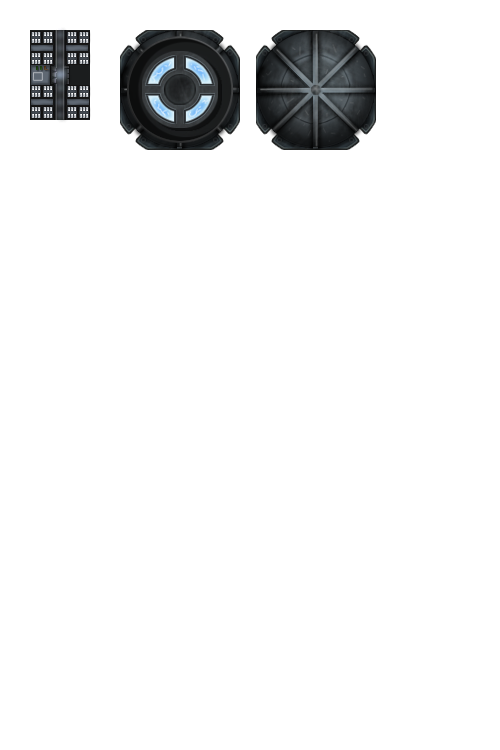
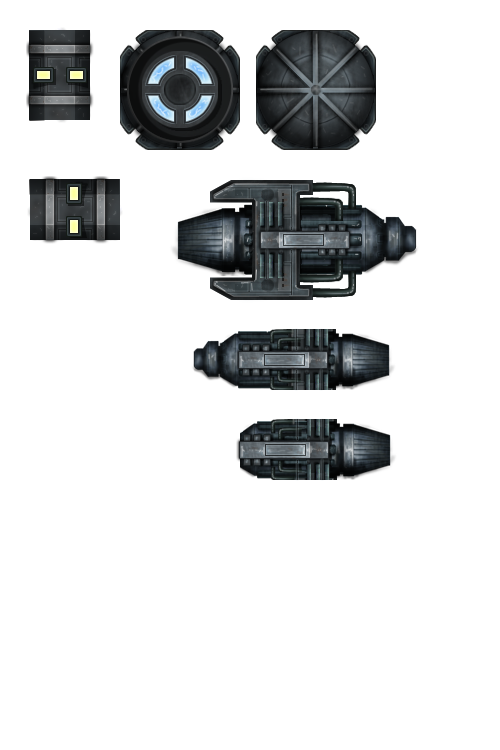
The second w=500, h=750 image is a revision of the first. Changes to its layers:
added group "Ryhmä 1 (kopio) 3" with 13 layers above "Ryhmä 1 (kopio) 2" over (x1=236, y1=419, x2=397, y2=480)
added group "Ryhmä 2" (1st of 2, in "Ryhmä 1 (kopio) 3") with 2 layers in group "Ryhmä 1 (kopio) 3" over (x1=236, y1=419, x2=397, y2=480)
added layer "Taso 12" (1st of 2, in "Ryhmä 1 (kopio) 3" › "Ryhmä 2") in group "Ryhmä 2" over (x1=240, y1=419, x2=397, y2=480)
added group "Ryhmä 1 (kopio) 2" with 13 layers above "Ryhmä 1" over (x1=191, y1=329, x2=396, y2=390)
added group "Ryhmä 2" (2nd of 2, in "Ryhmä 1 (kopio) 2") with 2 layers in group "Ryhmä 1 (kopio) 2" over (x1=191, y1=329, x2=396, y2=390)
added layer "Taso 12" (2nd of 2, in "Ryhmä 1 (kopio) 2" › "Ryhmä 2") in group "Ryhmä 2" over (x1=191, y1=329, x2=396, y2=390)
added group "Ryhmä 1" with 11 layers above "crew (kopio)" over (x1=170, y1=179, x2=419, y2=301)
added layer "lines" (3rd of 5, in "Ryhmä 1") in group "Ryhmä 1" over (x1=226, y1=184, x2=324, y2=296)
added layer "highlight" (8th of 11, in "Ryhmä 1") in group "Ryhmä 1" over (x1=213, y1=181, x2=400, y2=292)
added layer "Ryhmä 1 (kopio)" (3rd of 3, in "Ryhmä 1") in group "Ryhmä 1" over (x1=170, y1=179, x2=419, y2=301)
added group "crew (kopio)" with 42 layers above "crew" over (x1=27, y1=176, x2=123, y2=243)
added group "inside" (1st of 2, in "crew (kopio)") with 26 layers in group "crew (kopio)" over (x1=27, y1=176, x2=123, y2=243)
added layer "Taso 8" (1st of 2, in "crew (kopio)" › "inside") in group "inside" over (x1=27, y1=176, x2=123, y2=243)
added group "crew" with 42 layers above "Taso 2" over (x1=26, y1=27, x2=93, y2=123)
added group "inside" (2nd of 2, in "crew") with 26 layers in group "crew" over (x1=26, y1=27, x2=93, y2=123)
added layer "Taso 8" (2nd of 2, in "crew" › "inside") in group "inside" over (x1=26, y1=27, x2=93, y2=123)
…and 104 more changes (90 added, 14 stack)
